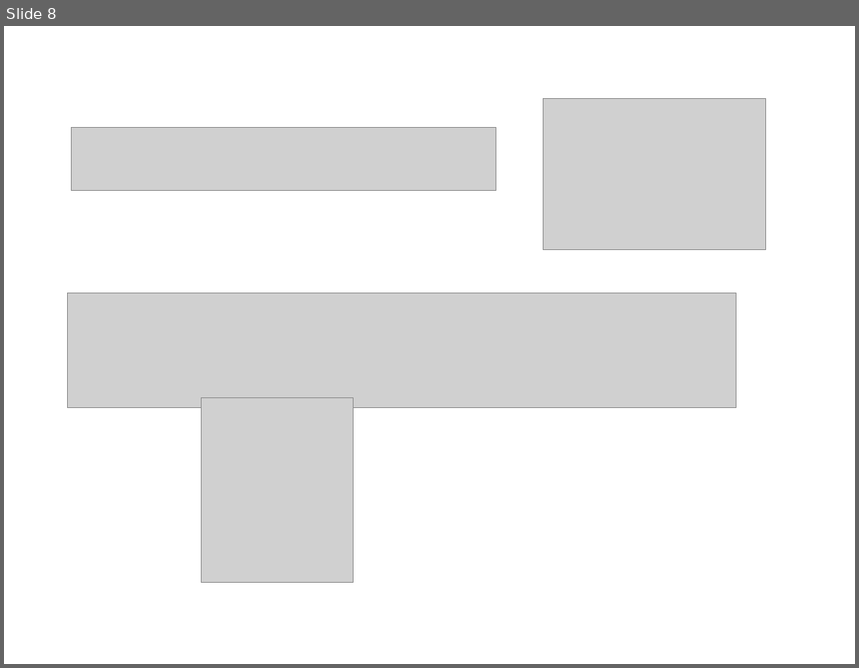
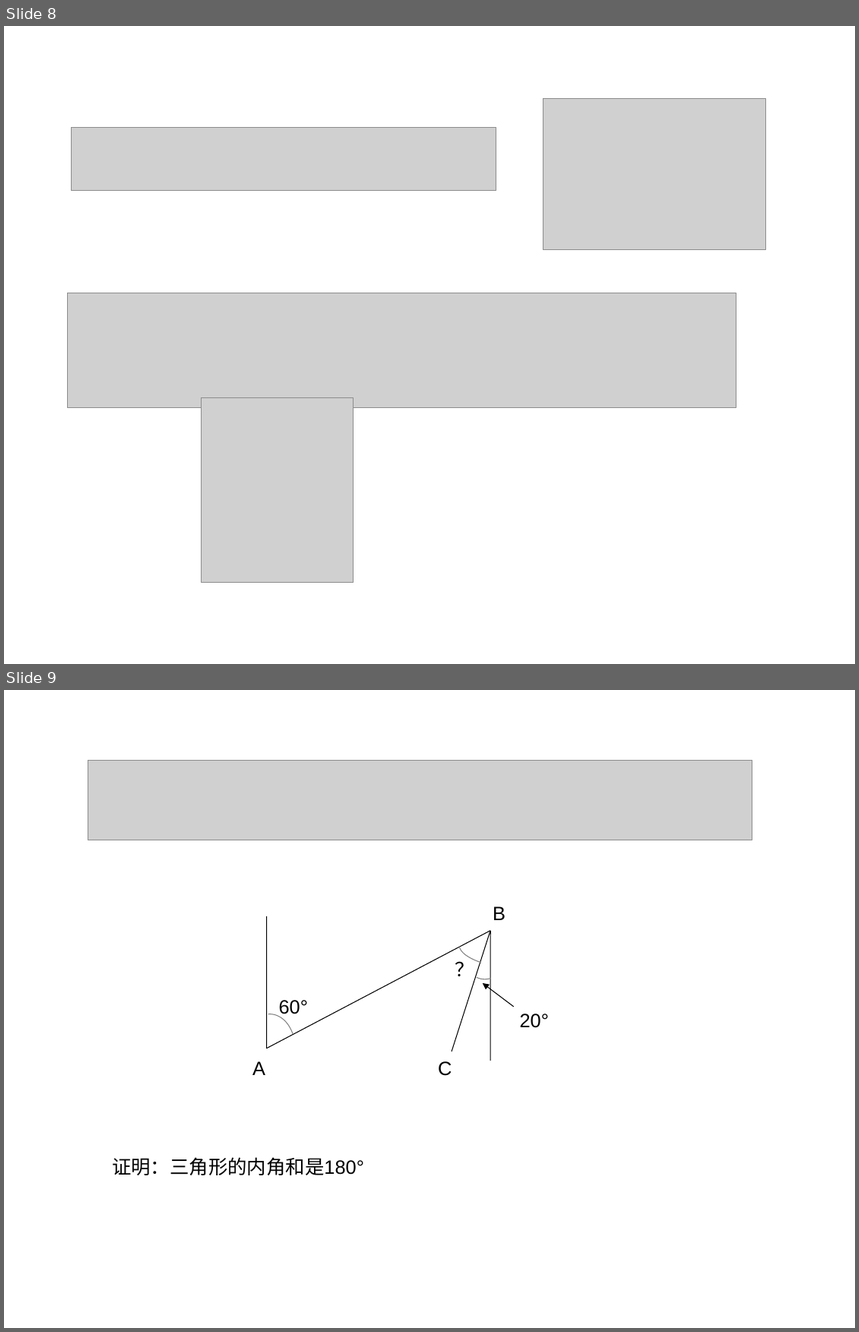
Before and after one commit to ericzhang/english-math, a slide deck: math/grade-7-下/7下数学北师大版-unit-2-相交线与平行线.ppt. Shown one above the other, each under a label of ours: slide 8 before the commit, slides 8 and 9 after it. The pictures are 859x668 and 859x1332 pixels, drawn with LibreOffice and Linux fonts; fonts in the diff are those of the drawing; grey boxes stand for pictures. Boxes give left, top, right and bottom in pixels: in the first picture for what was removed or moved away, otherwise in the second. Text is boxed around its words. In the diff, an @@ line names an element or a change of style, - is before the commit and + after.

```diff
--- a/math/grade-7-下/7下数学北师大版-unit-2-相交线与平行线.ppt
+++ b/math/grade-7-下/7下数学北师大版-unit-2-相交线与平行线.ppt
@@ slide 9 added at (x1=4, y1=690, x2=855, y2=1328), background #FFFFFF @@
@@ picture added at (x1=88, y1=760, x2=753, y2=840) @@
@@ line added from (267, 1049) to (267, 916), #000000 0.74 pt @@
@@ text added at (x1=493, y1=907, x2=506, y2=920), 18 pt, text #000000 @@
+B
@@ line added from (267, 1049) to (490, 931), #000000 0.74 pt @@
@@ line added from (452, 1052) to (490, 931), #000000 0.74 pt @@
@@ line added from (490, 1061) to (490, 931), #000000 0.74 pt @@
@@ text added at (x1=447, y1=956, x2=482, y2=985), 18 pt, text #000000 @@
+？
@@ freeform shape added at (x1=460, y1=946, x2=481, y2=963), outline #808080 0.74 pt @@
@@ freeform shape added at (x1=477, y1=977, x2=491, y2=979), outline #808080 0.74 pt @@
@@ arrow added from (514, 1007) to (483, 983), #000000 0.74 pt @@
@@ text added at (x1=279, y1=1000, x2=308, y2=1018), 18 pt, text #000000 @@
+60°
@@ freeform shape added at (x1=268, y1=1015, x2=293, y2=1034), outline #808080 0.74 pt @@
@@ text added at (x1=520, y1=1014, x2=549, y2=1028), 18 pt, text #000000 @@
+20°
@@ text added at (x1=253, y1=1062, x2=265, y2=1075), 18 pt, text #000000 @@
+A
@@ text added at (x1=438, y1=1062, x2=452, y2=1076), 18 pt, text #000000 @@
+C
@@ text added at (x1=112, y1=1157, x2=364, y2=1176), 18 pt, text #000000 @@
+证明：三角形的内角和是180°
```
Also in this commit, not shown: 7 slides changed, 6 other slides added, 1 slide removed, 35 other files.
